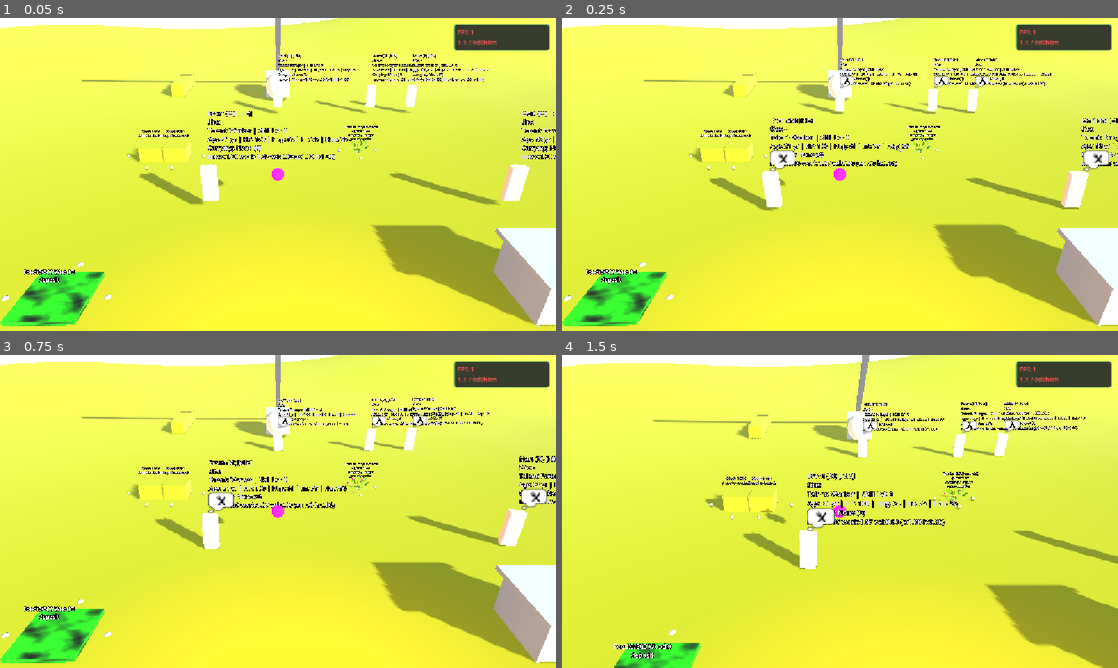
Above: before the commit, frames 1-4 (two rows, left to right).
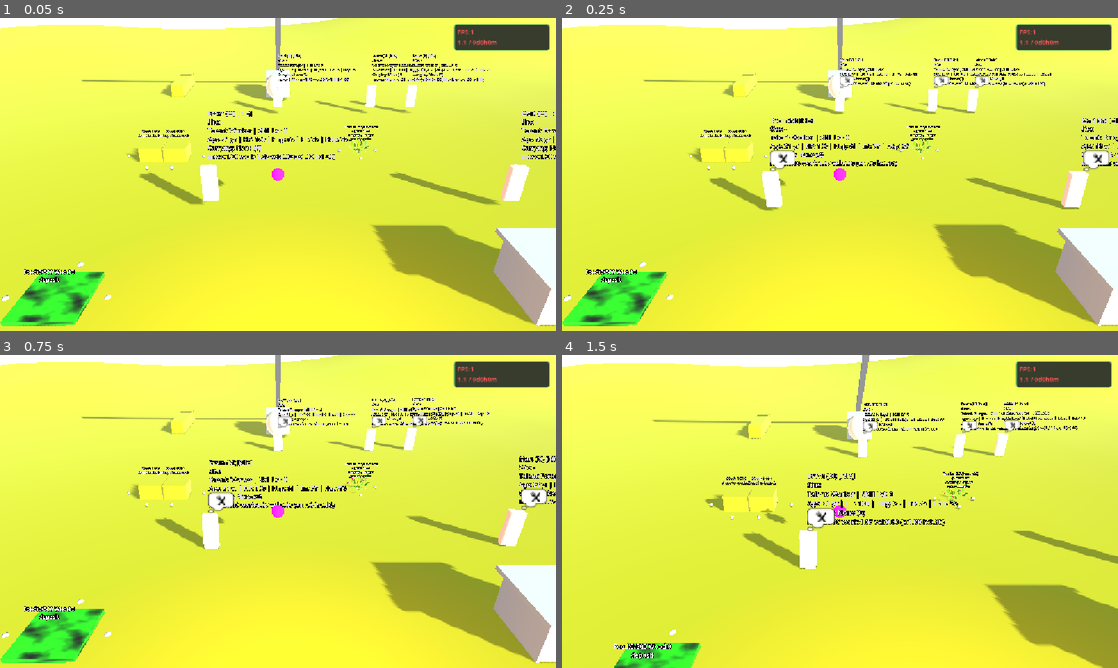
Above: after the commit, the same moments.

Repository: snowydad/Tribe
Game: Godot game, scene res://src/main/main.tscn
Same seed, same stepped clock (60 frames per second), same inputs: the game is played once before the commit and once after it. The project has no main scene, so this scene is started directly.
Inputs (mouse positions are in pixels of both pictures, inside the frame that each line leads up to):
- Up to frame 1 (0.05 s): no input
- Up to frame 2 (0.25 s): no input
- Up to frame 3 (0.75 s): tap Enter at 0.5 s; move the mouse to (400, 495) at 0.52 s; hold D from 0.53 s (still down); tap 0 at 0.6 s; click (400, 495) at 0.67 s
- Up to frame 4 (1.5 s): release D at 1.25 s; tap Space at 1.25 s; drag from (728, 527) to (812, 574) at 1.27 s

Frame 1 is identical in both runs. In frame 2, less than 0.1% of the frame differs, in the area x 50-77%, y 18-22%; in frame 3, less than 0.1%; in frame 4, less than 0.1%.

Commit message:
Shelter icon

Diff:
--- a/src/environment/shelter.tscn
+++ b/src/environment/shelter.tscn
@@ -1,69 +1,69 @@
-[gd_scene load_steps=6 format=3]
+[gd_scene format=3 uid="uid://n5yr7yho87tw"]
 
-[ext_resource type="Script" path="res://src/environment/shelter.gd" id="1_script"]
+[ext_resource type="Script" uid="uid://8aqxwbcuwfo2" path="res://src/environment/shelter.gd" id="1_script"]
 
 [sub_resource type="BoxMesh" id="BoxMesh"]
 size = Vector3(2.2, 1.4, 2.2)
 
-[sub_resource type="BoxShape3D" id="BoxBody"]
-size = Vector3(2.0, 1.2, 2.0)
-
-[sub_resource type="BoxShape3D" id="BoxInteract"]
-size = Vector3(3.5, 2.0, 3.5)
-
 [sub_resource type="BoxMesh" id="RoofMesh"]
 size = Vector3(2.6, 0.15, 2.6)
 
-[node name="Shelter" type="Node3D"]
+[sub_resource type="BoxShape3D" id="BoxBody"]
+size = Vector3(2, 1.2, 2)
+
+[sub_resource type="BoxShape3D" id="BoxInteract"]
+size = Vector3(3.5, 2, 3.5)
+
+[node name="Shelter" type="Node3D" unique_id=1883681731]
 script = ExtResource("1_script")
 
-[node name="MeshInstance3D" type="MeshInstance3D" parent="."]
+[node name="MeshInstance3D" type="MeshInstance3D" parent="." unique_id=1946968975]
 transform = Transform3D(1, 0, 0, 0, 1, 0, 0, 0, 1, 0, 0.7, 0)
 mesh = SubResource("BoxMesh")
 
-[node name="Roof" type="MeshInstance3D" parent="."]
+[node name="Roof" type="MeshInstance3D" parent="." unique_id=1671370700]
 transform = Transform3D(1, 0, 0, 0, 1, 0, 0, 0, 1, 0, 1.5, 0)
 mesh = SubResource("RoofMesh")
 
-[node name="StaticBody3D" type="StaticBody3D" parent="."]
+[node name="StaticBody3D" type="StaticBody3D" parent="." unique_id=1095622573]
 collision_layer = 4
 collision_mask = 0
 
-[node name="CollisionShape3D" type="CollisionShape3D" parent="StaticBody3D"]
+[node name="CollisionShape3D" type="CollisionShape3D" parent="StaticBody3D" unique_id=861419098]
 transform = Transform3D(1, 0, 0, 0, 1, 0, 0, 0, 1, 0, 0.6, 0)
 shape = SubResource("BoxBody")
 
-[node name="InteractiveArea" type="Area3D" parent="."]
+[node name="InteractiveArea" type="Area3D" parent="." unique_id=402632576]
 collision_layer = 4
 collision_mask = 0
 
-[node name="CollisionShape3D" type="CollisionShape3D" parent="InteractiveArea"]
+[node name="CollisionShape3D" type="CollisionShape3D" parent="InteractiveArea" unique_id=808272933]
 transform = Transform3D(1, 0, 0, 0, 1, 0, 0, 0, 1, 0, 0.8, 0)
 shape = SubResource("BoxInteract")
 
-[node name="WorkPoints" type="Node3D" parent="."]
+[node name="WorkPoints" type="Node3D" parent="." unique_id=54495044]
 
-[node name="WP_N" type="Marker3D" parent="WorkPoints"]
+[node name="WP_N" type="Marker3D" parent="WorkPoints" unique_id=203443749]
 transform = Transform3D(1, 0, 0, 0, 1, 0, 0, 0, 1, 0, 0, -1.8)
 
-[node name="WP_S" type="Marker3D" parent="WorkPoints"]
+[node name="WP_S" type="Marker3D" parent="WorkPoints" unique_id=328551370]
 transform = Transform3D(1, 0, 0, 0, 1, 0, 0, 0, 1, 0, 0, 1.8)
 
-[node name="SleepPoints" type="Node3D" parent="."]
+[node name="SleepPoints" type="Node3D" parent="." unique_id=1815803298]
 
-[node name="Bed_0" type="Marker3D" parent="SleepPoints"]
+[node name="Bed_0" type="Marker3D" parent="SleepPoints" unique_id=1130507427]
 transform = Transform3D(1, 0, 0, 0, 1, 0, 0, 0, 1, -0.5, 0.1, -0.4)
 
-[node name="Bed_1" type="Marker3D" parent="SleepPoints"]
+[node name="Bed_1" type="Marker3D" parent="SleepPoints" unique_id=556104280]
 transform = Transform3D(1, 0, 0, 0, 1, 0, 0, 0, 1, 0.5, 0.1, -0.4)
 
-[node name="Bed_2" type="Marker3D" parent="SleepPoints"]
+[node name="Bed_2" type="Marker3D" parent="SleepPoints" unique_id=1617257405]
 transform = Transform3D(1, 0, 0, 0, 1, 0, 0, 0, 1, -0.5, 0.1, 0.5)
 
-[node name="Bed_3" type="Marker3D" parent="SleepPoints"]
+[node name="Bed_3" type="Marker3D" parent="SleepPoints" unique_id=1638821276]
 transform = Transform3D(1, 0, 0, 0, 1, 0, 0, 0, 1, 0.5, 0.1, 0.5)
 
-[node name="DevLabel" type="Label3D" parent="."]
+[node name="DevLabel" type="Label3D" parent="." unique_id=1148876685]
 transform = Transform3D(1, 0, 0, 0, 1, 0, 0, 0, 1, 0, 2.2, 0)
 billboard = 1
 text = "Shelter"
--- a/src/ui/ThoughtBubble.gd
+++ b/src/ui/ThoughtBubble.gd
@@ -14,7 +14,7 @@
 @export_group("Textures")
 @export var bubble_texture: Texture2D
 @export var icon_food: Texture2D
-@export var icon_tent: Texture2D
+@export var icon_shelter: Texture2D
 @export var icon_campfire: Texture2D
 
 @onready var _bubble: Sprite3D = $Bubble
@@ -118,7 +118,7 @@
 		"need_campfire":
 			tex = icon_campfire
 		"need_shelter":
-			tex = icon_tent
+			tex = icon_shelter
 		_:
 			tex = icon_food
 	if tex == null:
@@ -129,7 +129,7 @@
 			"need_campfire":
 				path = "res://assets/ui/icon_campfire.png"
 			"need_shelter":
-				path = "res://assets/ui/icon_tent.png"
+				path = "res://assets/ui/icon_shelter.png"
 		if path != "" and ResourceLoader.exists(path):
 			tex = load(path) as Texture2D
 	if _icon and tex:
Not shown, changed: assets/config/character.ini
